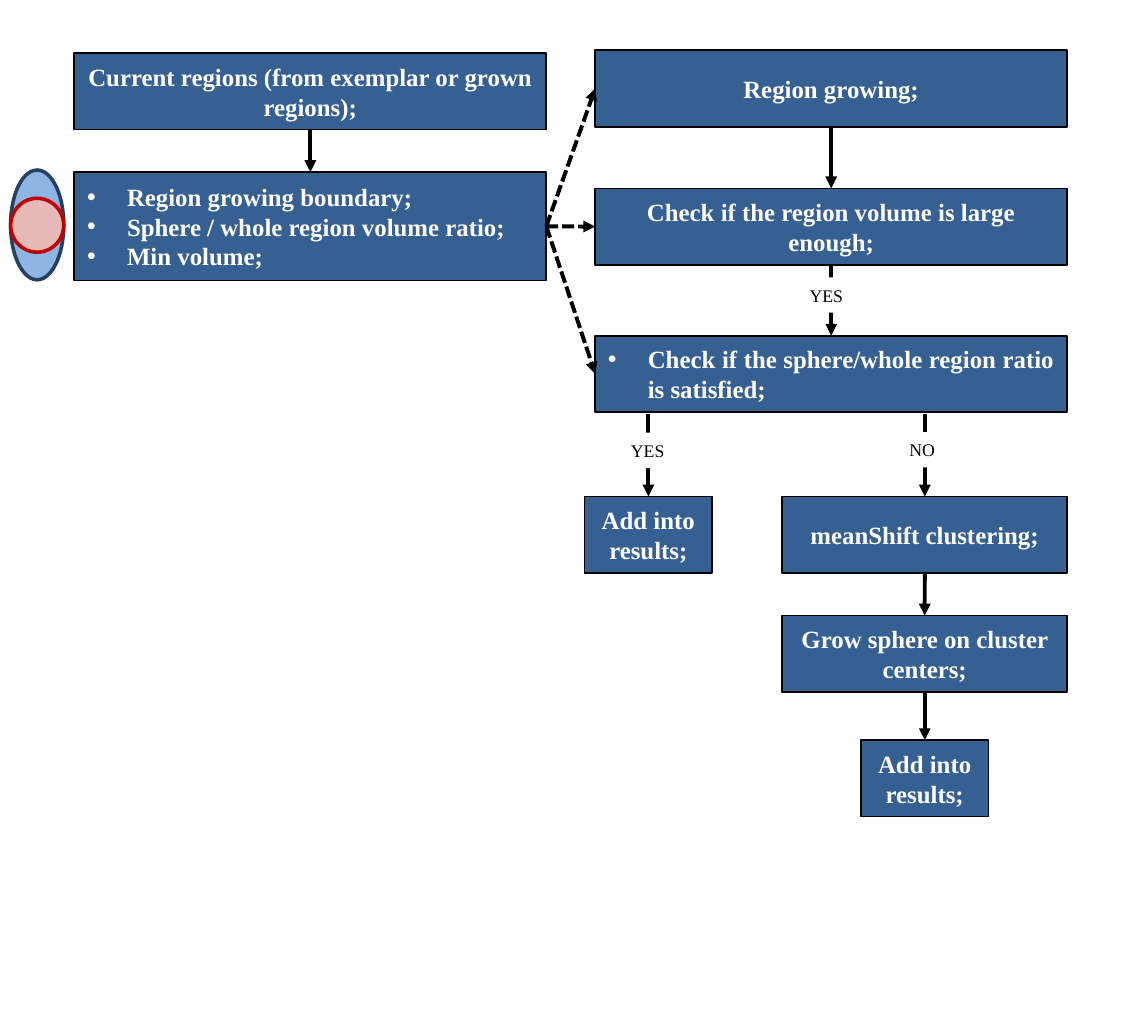
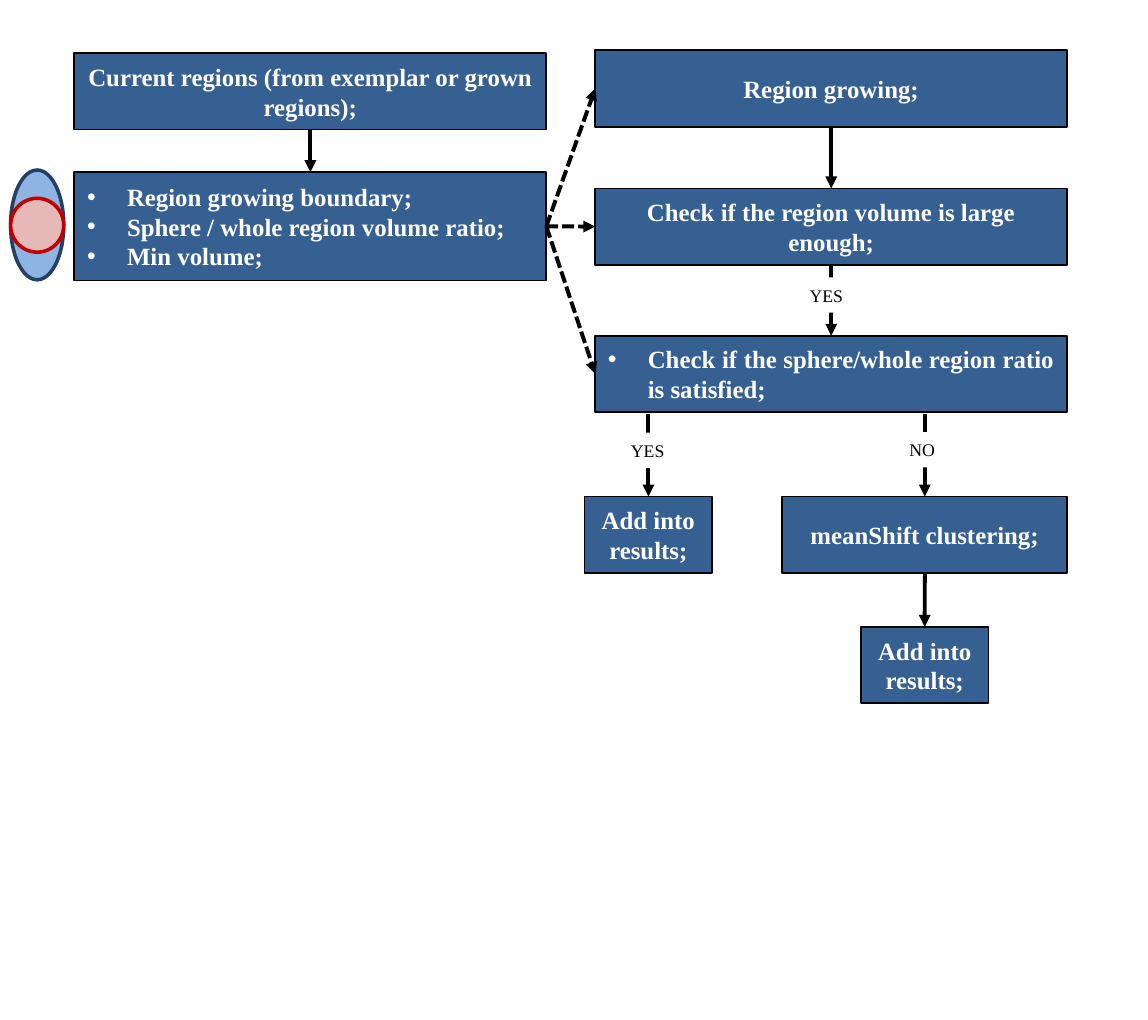
Before and after one commit to CBL-ORION/Vaa3D-tools-mirror, a slide deck: slide 2 of hackathon/xiang/cellSegmentation/scheme.pptx. Drawn at 1148x1020 pixels with LibreOffice and Linux fonts; fonts in the diff are those of the drawing. Boxes give left, top, right and bottom in pixels: in the first picture for what was removed or moved away, otherwise in the second. Text is boxed around its words. In the diff, an @@ line names an element or a change of style, - is before the commit and + after.

```diff
--- a/hackathon/xiang/cellSegmentation/scheme.pptx
+++ b/hackathon/xiang/cellSegmentation/scheme.pptx
@@ arrow moved from (925, 693) - (925, 741) to (925, 573) - (925, 628) @@
@@ arrow removed from (925, 573) to (925, 616) @@
@@ rectangle removed at [782,616,1066,693] @@
-Grow sphere on cluster centers;
@@ rectangle "Add into results;": place and size @@
-rectangle "Add into results;" at [861,741,989,818]
+rectangle "Add into results;" at [861,628,989,704]
```
Also in this commit, not shown: 1 slide added, 5 other files.
